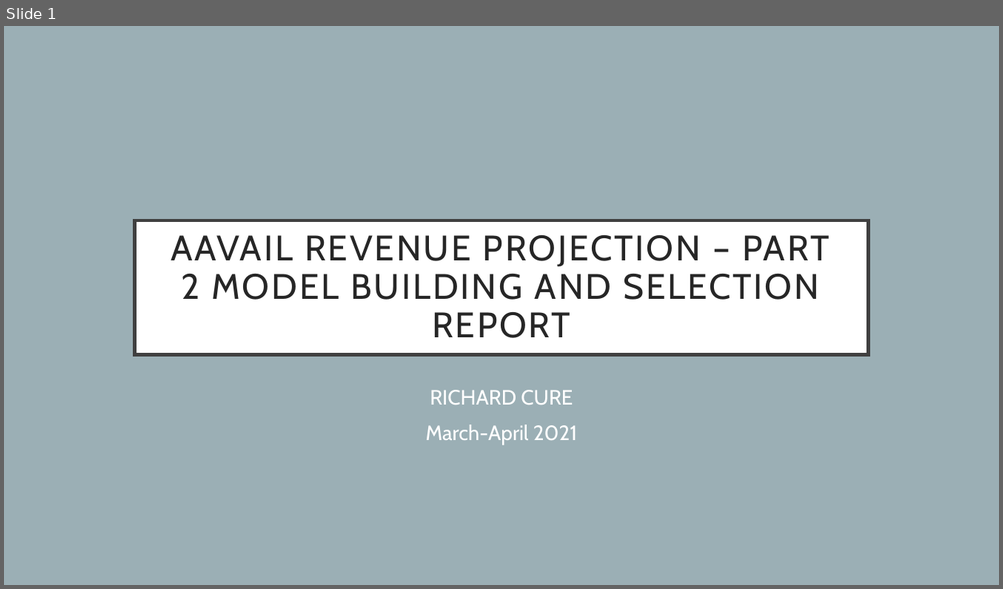
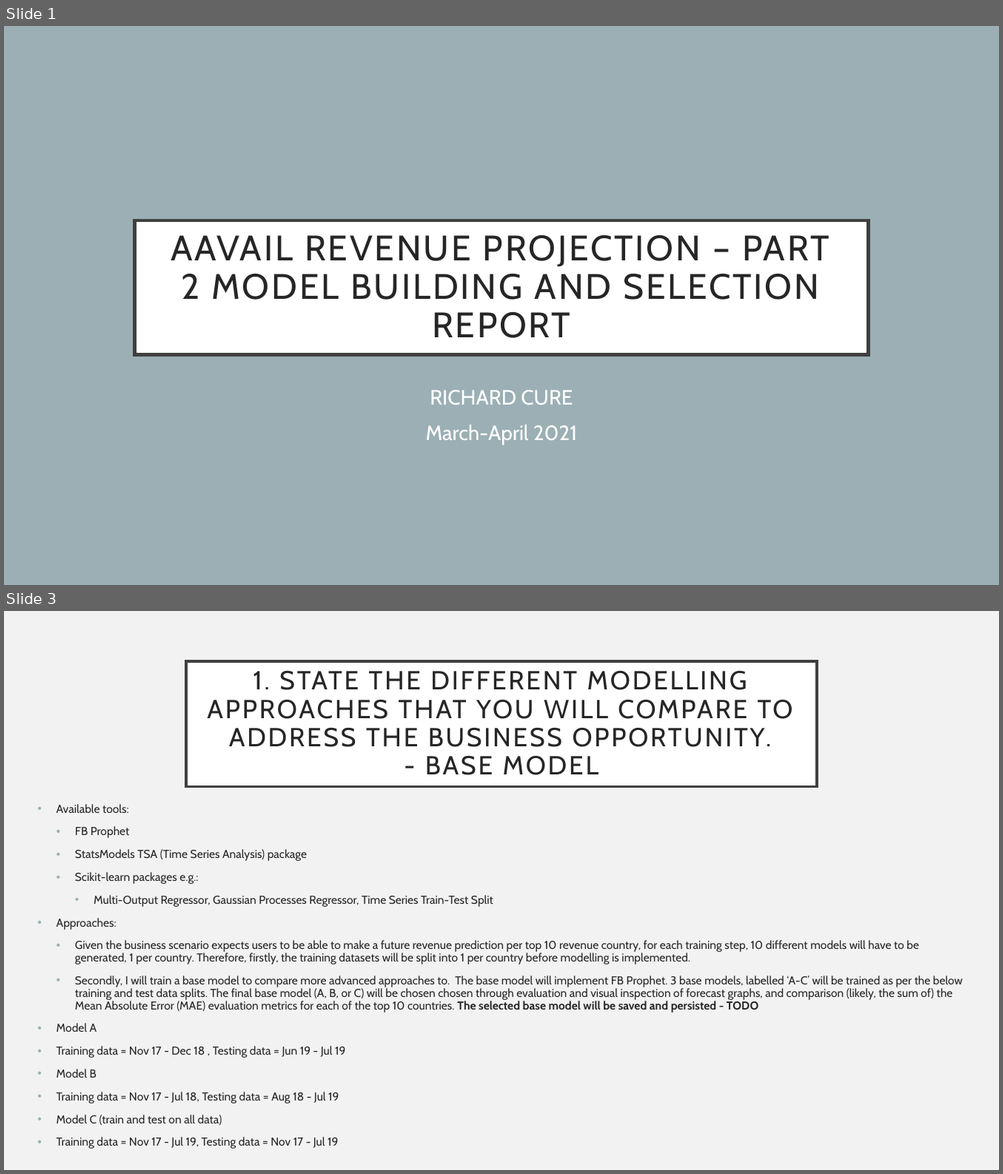
Before and after one commit to richardcure/capstone, a slide deck: Part 2 Model Building and Investigation/AAVAiL Revenue Prediction - Model Building and Selection Report.pptx. Shown one above the other, each under a label of ours: slide 1 before the commit, slides 1 and 3 after it; the slides between them are not shown. The pictures are 1003x589 and 1003x1174 pixels, drawn with LibreOffice and Linux fonts; fonts in the diff are those of the drawing. Boxes give left, top, right and bottom in pixels: in the first picture for what was removed or moved away, otherwise in the second. Text is boxed around its words. In the diff, an @@ line names an element or a change of style, - is before the commit and + after.

Commit message:
additions to base model approach implemented

```diff
--- a/Part 2 Model Building and Investigation/AAVAiL Revenue Prediction - Model Building and Selection Report.pptx
+++ b/Part 2 Model Building and Investigation/AAVAiL Revenue Prediction - Model Building and Selection Report.pptx
@@ slide 3 added at <box>4,611,999,1170</box>, background #F2F2F2 @@
@@ title added at <box>186,662,817,787</box>, fill #FFFFFF, outline #404040 2.5 pt, 25.2 pt, text #262626 @@
+1. STATE THE DIFFERENT MODELLING APPROACHES THAT YOU WILL COMPARE TO ADDRESS THE BUSINESS OPPORTUNITY.
+- BASE MODEL
@@ text added at <box>57,804,962,1149</box>, 11.1 pt, text #262626 @@
+• Available tools:
+  • FB Prophet
+  • StatsModels TSA (Time Series Analysis) package
+  • Scikit-learn packages e.g.:
+    • Multi-Output Regressor, Gaussian Processes Regressor, Time Series Train-Test Split
+• Approaches:
+  • Given the business scenario expects users to be able to make a future revenue prediction per top 10 revenue country, for each training step, 10 different models will have to be generated, 1 per country. Therefore, firstly, the training datasets will be split into 1 per country before modelling is implemented.
+  • Secondly, I will train a base model to compare more advanced approaches to. The base model will implement FB Prophet. 3 base models, labelled ‘A-C’ will be trained as per the below training and test data splits. The final base model (A, B, or C) will be chosen chosen through evaluation and visual inspection of forecast graphs, and comparison (likely, the sum of) the Mean Absolute Error (MAE) evaluation metrics for each of the top 10 countries. The selected base model will be saved and persisted - TODO
+• Model A
+• Training data = Nov 17 - Dec 18 , Testing data = Jun 19 - Jul 19
+• Model B
+• Training data = Nov 17 - Jul 18, Testing data = Aug 18 - Jul 19
+• Model C (train and test on all data)
+• Training data = Nov 17 - Jul 19, Testing data = Nov 17 - Jul 19
```
Also in this commit, not shown: 1 slide changed, 1 other slide added, 2 other files.
